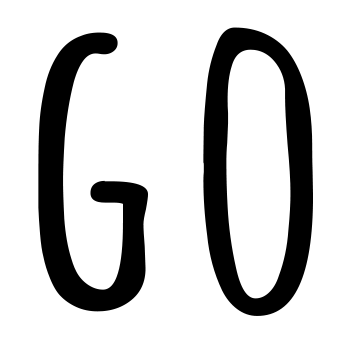
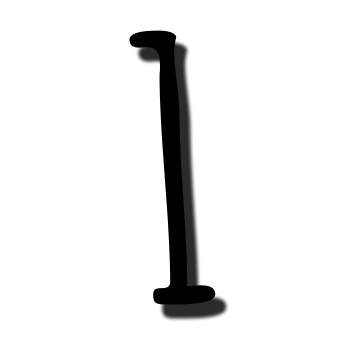
Layers edited between the first and the second (350, 350) image:
renamed "go copy" to "1", painted on it over [38, 27, 313, 316]
